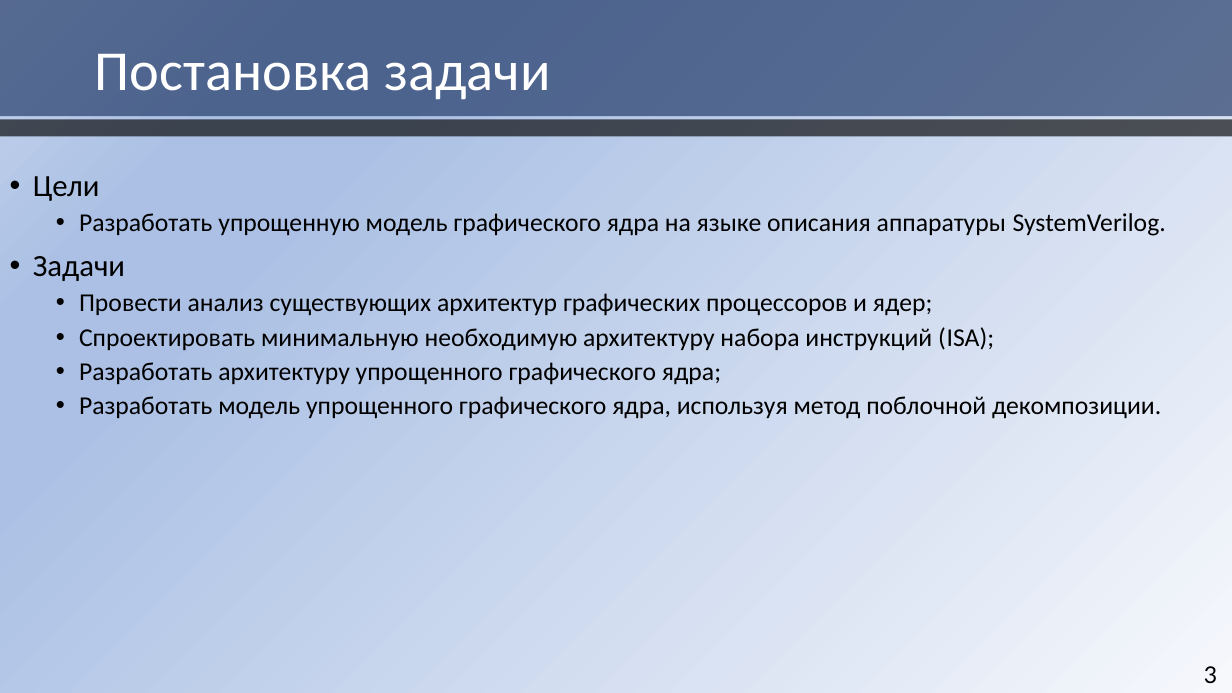
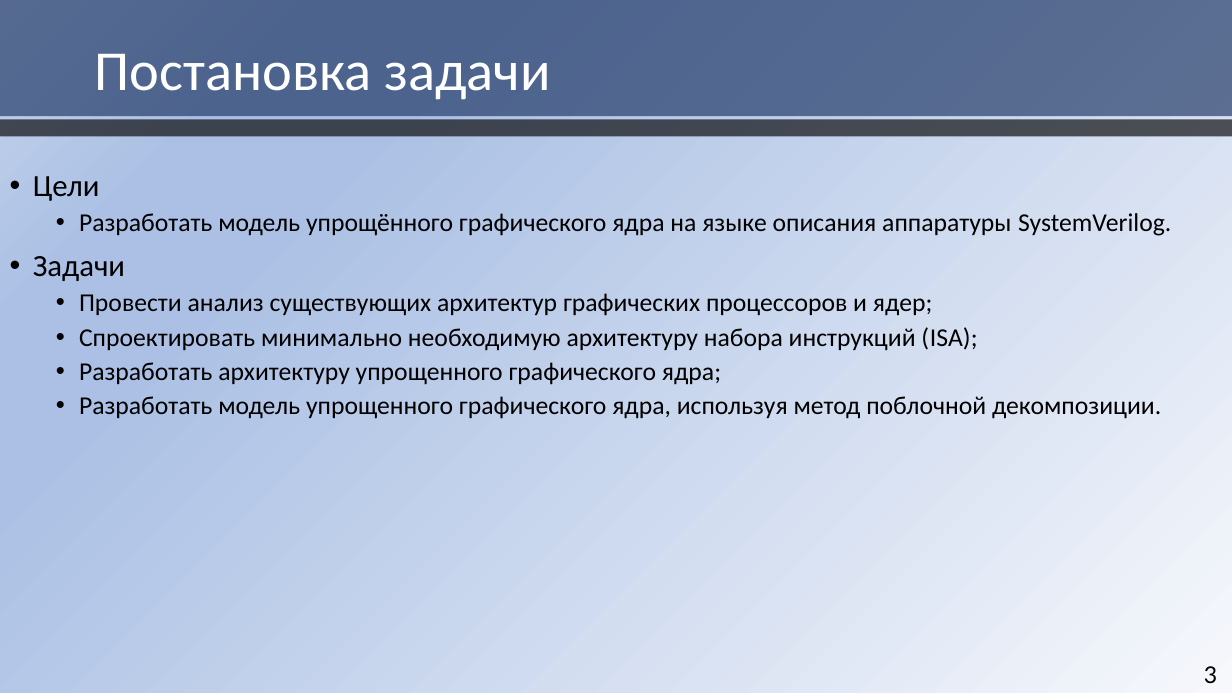
Before and after one commit to HaMeNopeDiot/hardware_gpu, a slide deck: slide 3 of docs/starukhin_dissertation/magister_pres.pptx. Drawn at 1232x693 pixels with LibreOffice and Linux fonts; fonts in the diff are those of the drawing. Boxes give left, top, right and bottom in pixels: in the first picture for what was removed or moved away, otherwise in the second. Text is boxed around its words. In the diff, an @@ line names an element or a change of style, - is before the commit and + after.

```diff
--- a/docs/starukhin_dissertation/magister_pres.pptx
+++ b/docs/starukhin_dissertation/magister_pres.pptx
@@ text at bbox=[79, 213, 1171, 236]: text changed @@
-  • Разработать упрощенную модель графического ядра на языке описания аппаратуры SystemVerilog.
+  • Разработать модель упрощённого графического ядра на языке описания аппаратуры SystemVerilog.
@@ text at bbox=[79, 327, 977, 351]: text changed @@
-  • Спроектировать минимальную необходимую архитектуру набора инструкций (ISA);
+  • Спроектировать минимально необходимую архитектуру набора инструкций (ISA);
```
Also in this commit, not shown: 9 other slides changed, 3 slides added, 4 slides removed.
